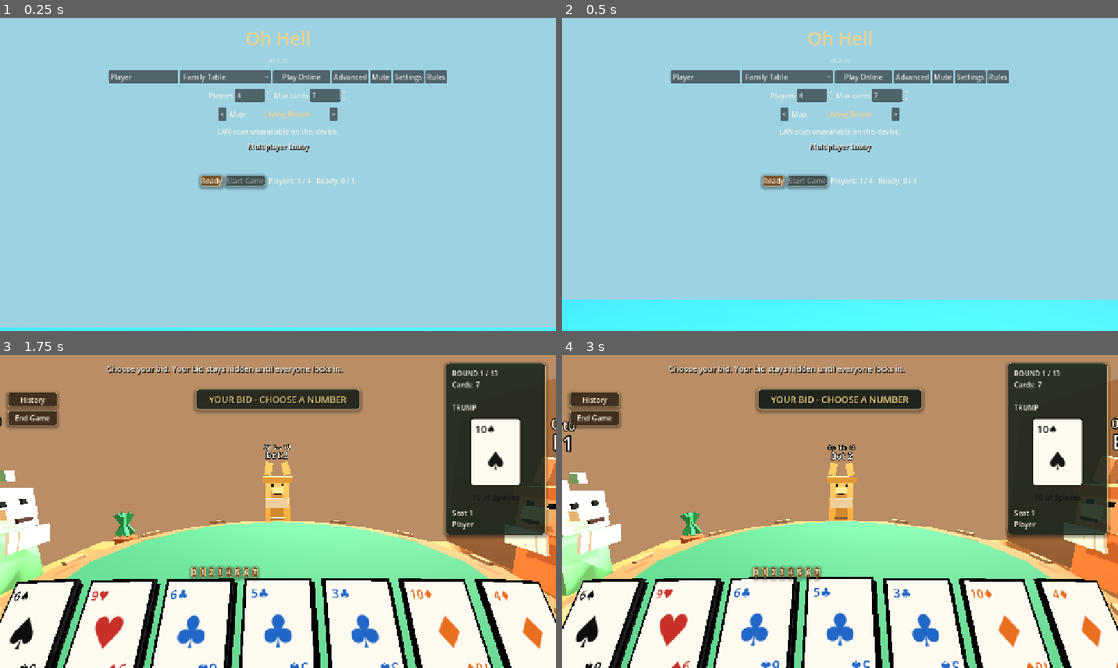
Above: before the commit, frames 1-4 (two rows, left to right).
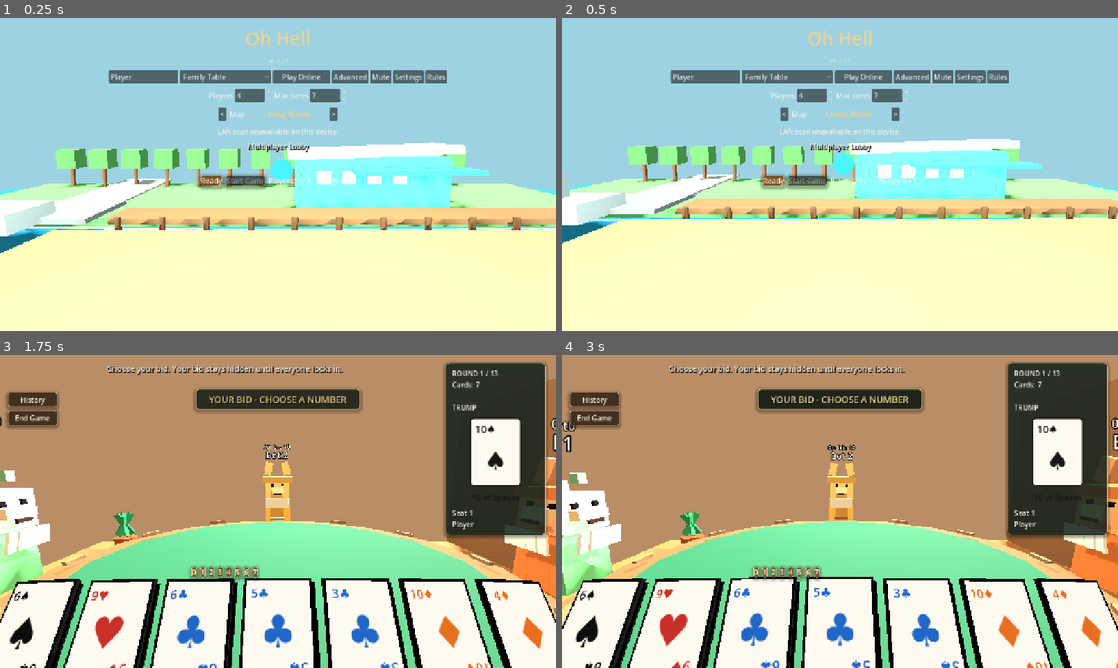
Above: after the commit, the same moments.

Repository: JordanOakFox/oh-hell-godot
Game: Godot game, scene res://scenes/main.tscn
Two runs of this game, one before a commit and one after it. Both use one fixed random seed, a clock stepped at 60 frames per second and the inputs below.
Inputs (mouse positions are in pixels of both pictures, inside the frame that each line leads up to):
- Up to frame 1 (0.25 s): no input
- Up to frame 2 (0.5 s): no input
- Up to frame 3 (1.75 s): click "Ready" at 0.5 s; click "Start Game" at 1.25 s
- Up to frame 4 (3 s): tap Enter at 2 s; move the mouse to (962, 495) at 2.02 s; hold D 2.03-2.75 s; tap M at 2.1 s; click (962, 495) at 2.17 s; drag from (728, 527) to (812, 574) at 2.77 s

The runs differ from the first frame. In frame 1, 53% of the frame differs, in the area x 0-100%, y 13-100%; in frame 2, 54%; in frame 3, less than 0.1%; in frame 4, less than 0.1%.

Commit message:
Fix landing lobby start view

Diff:
--- a/scripts/main.gd
+++ b/scripts/main.gd
@@ -1,7 +1,7 @@
 extends Control
 
 const STARTING_NAMES := ["Player 1", "Player 2", "Player 3", "Player 4"]
-const GAME_VERSION := "0.2.22"
+const GAME_VERSION := "0.2.23"
 const ANIMAL_IDS := ["bunny", "lizard", "lion", "tiger", "bear", "fox", "dog", "cat"]
 const BOT_PERSONALITY_IDS := ["casual", "smart", "ruthless"]
 const BOT_PERSONALITY_NAMES := {
@@ -3252,7 +3252,7 @@
 		avatars.append({
 			"x": -2.8 + float(seat % columns) * 1.4,
 			"z": 2.75 - float(seat / columns) * 1.05,
-			"yaw": 180.0,
+			"yaw": 0.0,
 		})
 	return avatars
 
--- a/scripts/table_view_3d.gd
+++ b/scripts/table_view_3d.gd
@@ -56,9 +56,9 @@
 var look_yaw := 0.0
 var look_pitch := -10.0
 var lobby_walk_position := Vector3(0, 1.35, 3.6)
-var lobby_walk_yaw := 180.0
+var lobby_walk_yaw := 0.0
 var lobby_walk_pitch := -8.0
-var lobby_avatar_yaw := 180.0
+var lobby_avatar_yaw := 0.0
 var hand_signature := ""
 var hovered_hand_index := -1
 var current_map_id := "landing"
@@ -299,8 +299,9 @@
 		_build_pirate_map()
 	if current_map_id == "landing":
 		lobby_walk_position = Vector3(0, 1.35, 3.6)
-		lobby_walk_yaw = 180.0
+		lobby_walk_yaw = 0.0
 		lobby_walk_pitch = -8.0
+		lobby_avatar_yaw = 0.0
 
 func _set_world_colors(background: Color, ambient_color: Color, ambient_energy: float) -> void:
 	if world_environment and world_environment.environment:
@@ -447,19 +448,6 @@
 	ship_root.add_child(seat_root)
 	trick_root = Node3D.new()
 	ship_root.add_child(trick_root)
-
-	var ready_sign := _box(Vector3(1.55, 0.92, 0.08), Color("#172022"))
-	ready_sign.position = Vector3(-2.6, 0.65, 2.7)
-	ship_root.add_child(ready_sign)
-	var ready_label := Label3D.new()
-	ready_label.text = "LOBBY\nWASD MOVE\nRIGHT DRAG LOOK"
-	ready_label.font_size = 24
-	ready_label.modulate = Color("#ffe18f")
-	ready_label.outline_size = 6
-	ready_label.outline_modulate = Color("#17110c")
-	ready_label.position = Vector3(-2.6, 0.78, 2.64)
-	ready_label.billboard = BaseMaterial3D.BILLBOARD_ENABLED
-	ship_root.add_child(ready_label)
 
 func _build_space_map() -> void:
 	table_felt_color = Color("#15204f")
--- a/website/version.json
+++ b/website/version.json
@@ -1,7 +1,7 @@
 {
-  "version": "v0.2.22",
-  "windowsBuild": "OhHell-Windows-v0.2.22.zip",
-  "macosBuild": "OhHell-macOS-v0.2.22.zip",
+  "version": "v0.2.23",
+  "windowsBuild": "OhHell-Windows-v0.2.23.zip",
+  "macosBuild": "OhHell-macOS-v0.2.23.zip",
   "serverAddress": "147.224.130.79",
   "lastUpdated": "June 18, 2026"
 }
Not shown, changed: export_presets.cfg
Not shown, changed: website/index.html
